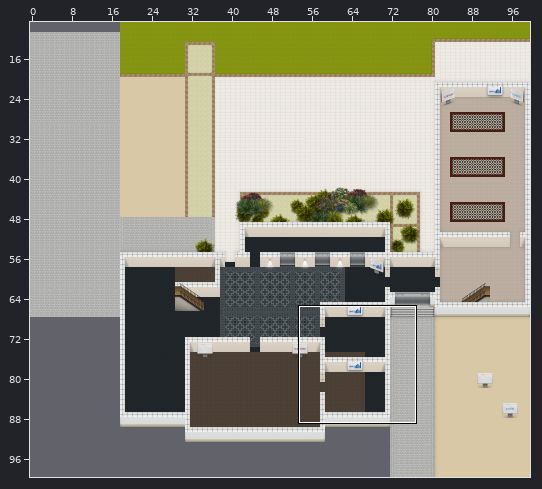
Two versions of a level (Tiled map (JSON), map.tmj). Above: a wide view before the commit, with the close-up outlined.
Close-up. First the earlier version:
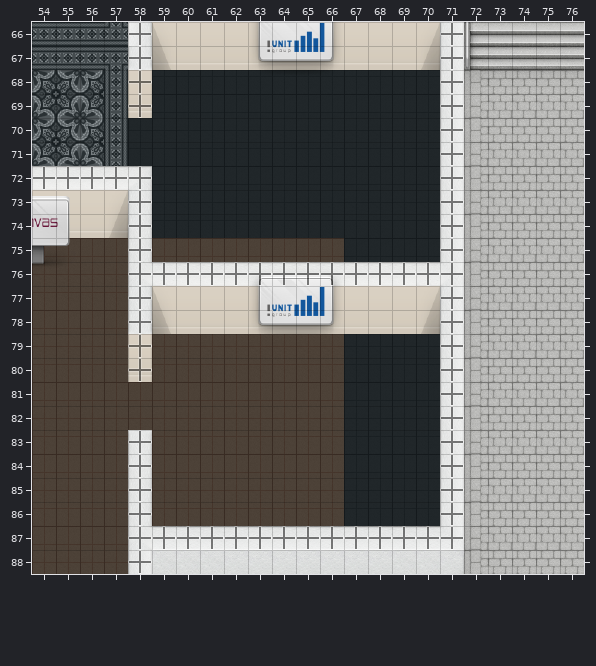
Cells are 32x32 px. Shown: x 54..76, y 66..88. The commit also changed other parts of the map, which this record leaves out.
After:
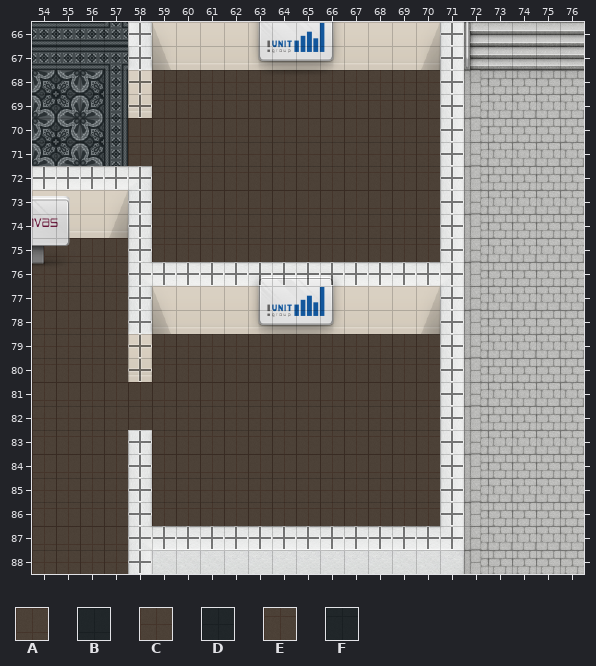
Key: from "group-Map-Textruren": A 218, B 220, C 258, D 260, E 298, F 300.
_ is an empty cell.
Tiles replaced or removed in this view: B, D, F.
Edits made:
Changed rows in their new state; . is an unchanged cell.
Layer "Rooms/Floors":
first column x 58:
68 .CCCCCCCCCCCC
69 .EEEEEEEEEEEE
70 AAAAAAAAAAAAA
71 CCCCCCCCCCCCC
72 .EEEEEEEEEEEE
73 .AAAAAAAAAAAA
74 .CCCCCCCCCCCC
75 .........EEEE
first column x 67:
79 CCCC
80 EEEE
81 AAAA
82 CCCC
83 EEEE
84 AAAA
85 CCCC
86 EEEE
Where, in picture pixels (left, top, right, bottom), the same in both close-ups:
changed: (128, 70, 440, 262)
changed: (344, 334, 440, 526)
